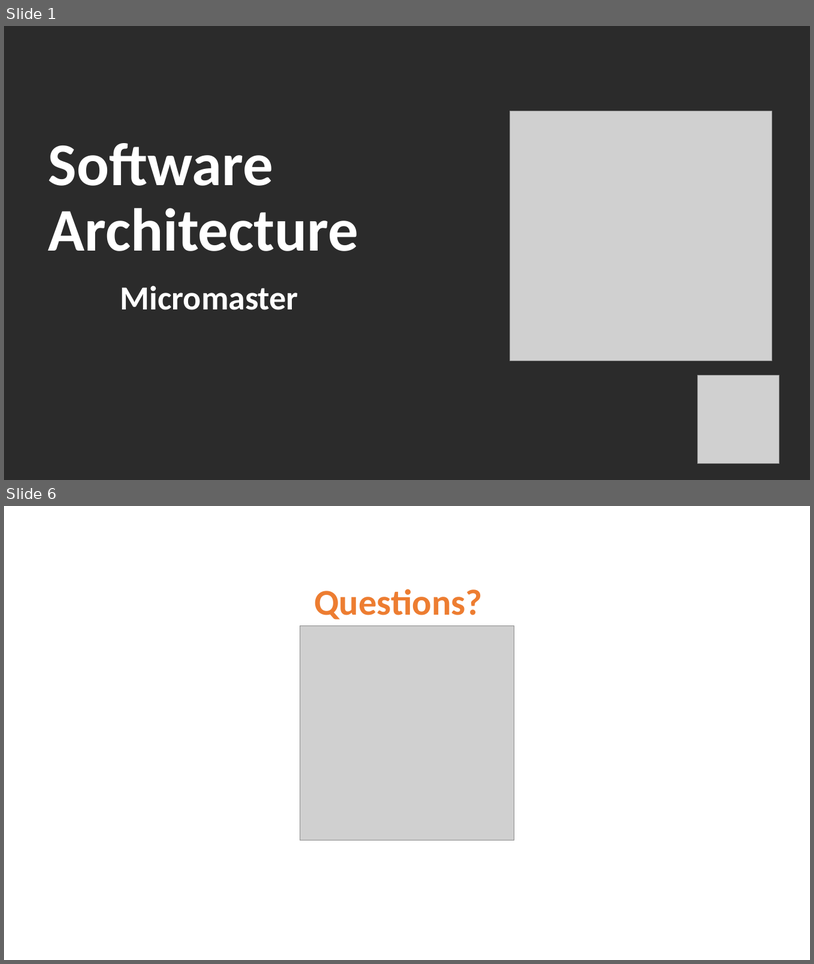
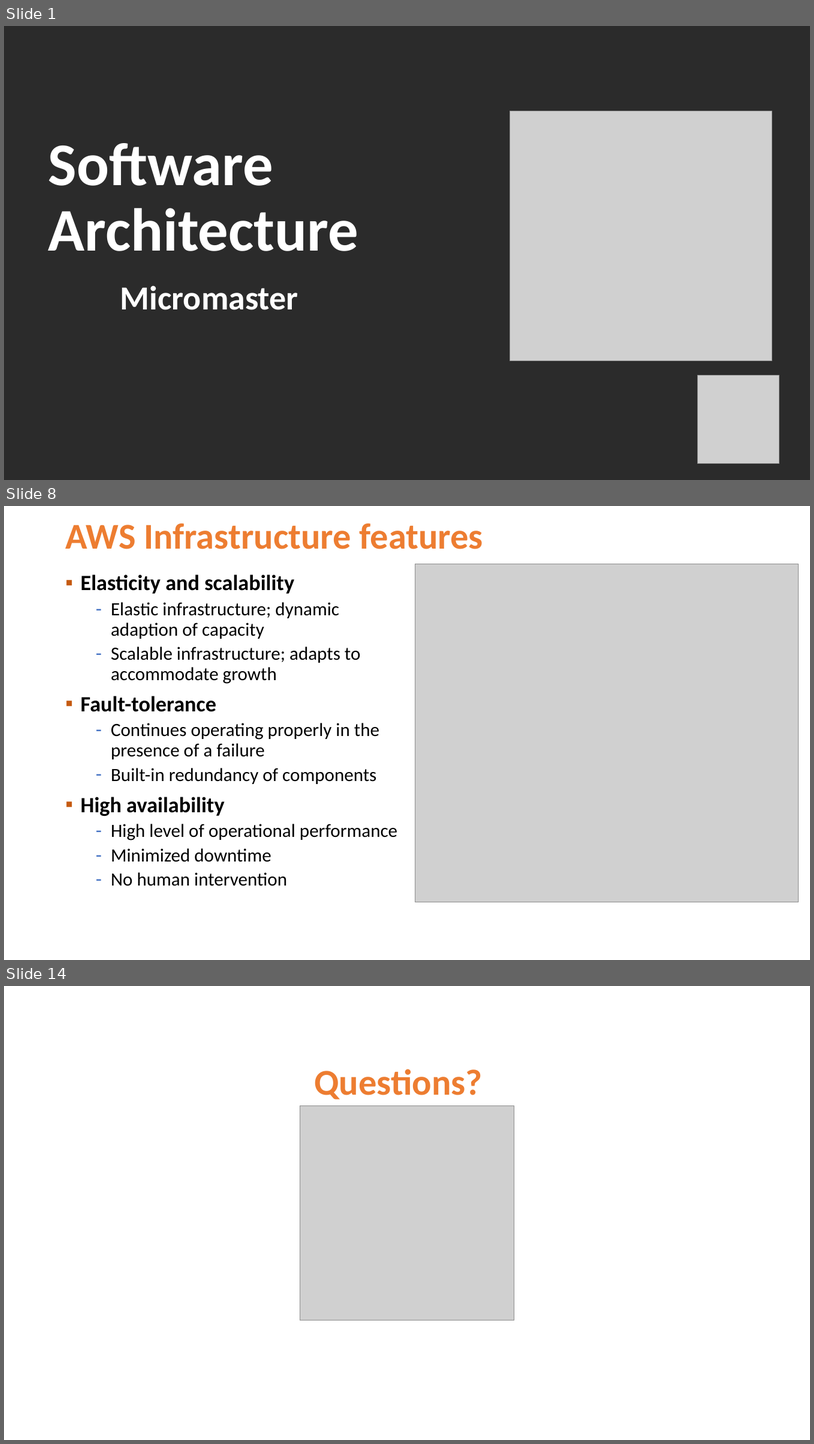
Before and after one commit to Jucer74/ArchitectureMaster, a slide deck: Classes/03-AWSInfrastructure/ArchitectureMaster-03-AWSInfrastructure.pptx. Shown one above the other, each under a label of ours: slides 1 and 6 before the commit, slides 1, 8 and 14 after it; the slides between them are not shown. The pictures are 814x964 and 814x1444 pixels, drawn with LibreOffice and Linux fonts; fonts in the diff are those of the drawing; grey boxes stand for pictures; background and template pictures are left out; a plain dark background stands for a picture behind light text. Boxes give left, top, right and bottom in pixels: in the first picture for what was removed or moved away, otherwise in the second. Text is boxed around its words. In the diff, an @@ line names an element or a change of style, - is before the commit and + after.

```diff
--- a/Classes/03-AWSInfrastructure/ArchitectureMaster-03-AWSInfrastructure.pptx
+++ b/Classes/03-AWSInfrastructure/ArchitectureMaster-03-AWSInfrastructure.pptx
@@ slide 8 added at (4,506,810,960), background #FFFFFF @@
@@ title added at (65,523,483,549), 43.2 pt, text #ED7D31, bold @@
+AWS Infrastructure features
@@ text added at (81,574,398,886), 22.2 pt, text #000000 @@
+▪ Elasticity and scalability
+  – Elastic infrastructure; dynamic adaption of capacity
+  – Scalable infrastructure; adapts to accommodate growth
+▪ Fault-tolerance
+  – Continues operating properly in the presence of a failure
+  – Built-in redundancy of components
+▪ High availability
+  – High level of operational performance
+  – Minimized downtime
+  – No human intervention
@@ picture added at (416,564,800,902) @@
@@ what was slide 6 is now slide 14 @@
```
Also in this commit, not shown: 4 slides changed, 8 other slides added.
